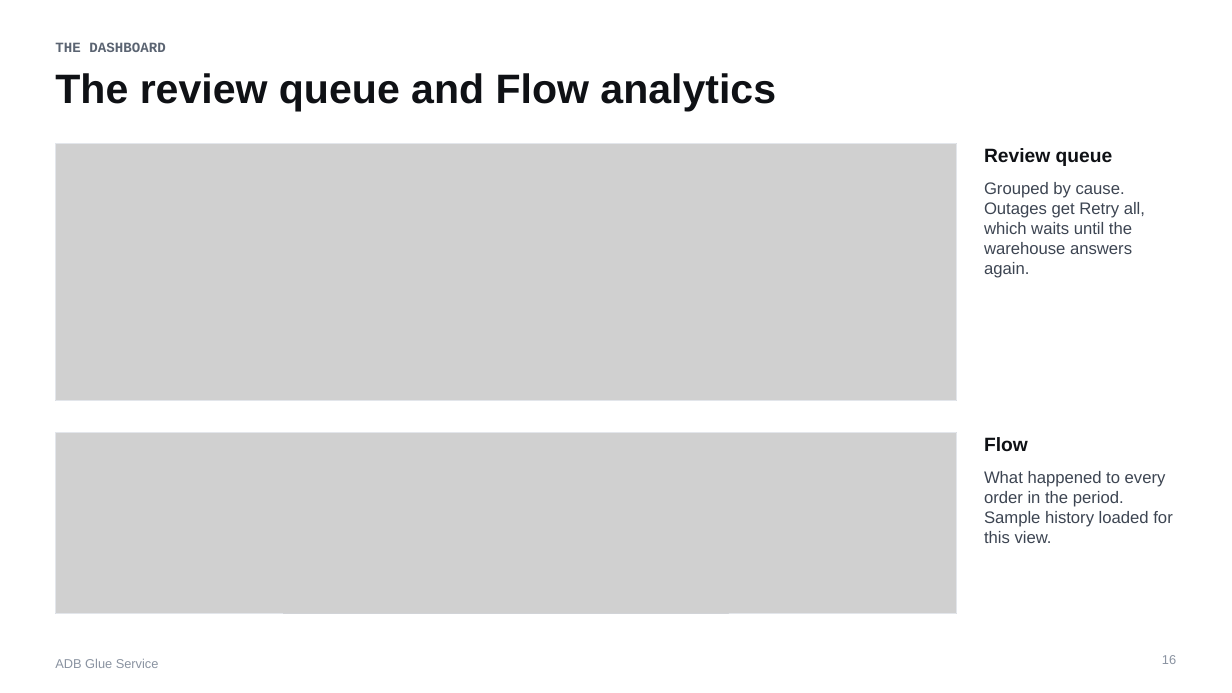
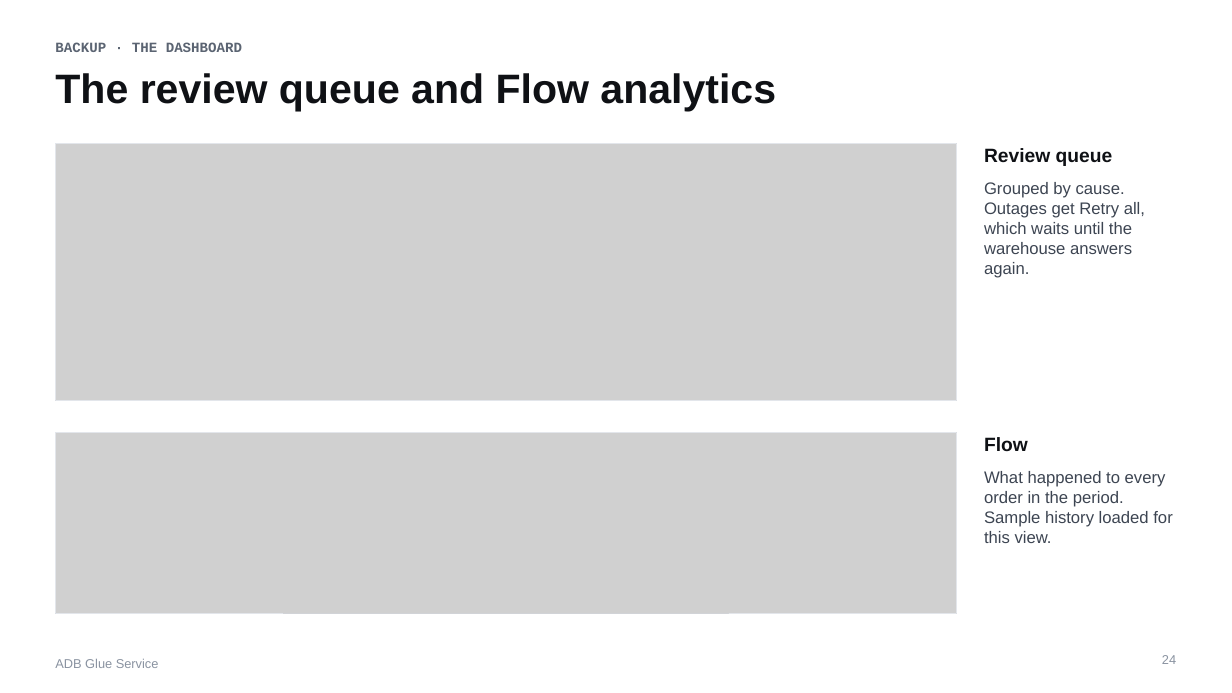
Before and after one commit to PantelimonGulie/adb-glue-service, a slide deck: slide 24 of docs/presentation/ADB-Glue-Service.pptx (slide 16 before the commit). Drawn at 1232x693 pixels with LibreOffice and Linux fonts; fonts in the diff are those of the drawing; grey boxes stand for pictures. Boxes give left, top, right and bottom in pixels: in the first picture for what was removed or moved away, otherwise in the second. Text is boxed around its words. In the diff, an @@ line names an element or a change of style, - is before the commit and + after.

Commit message:
Shorten the talk to 14 slides, with the detail moved to backup slides

```diff
--- a/docs/presentation/ADB-Glue-Service.pptx
+++ b/docs/presentation/ADB-Glue-Service.pptx
@@ text at (55, 42, 242, 52): text changed @@
-THE DASHBOARD
+BACKUP · THE DASHBOARD
@@ page number at (1162, 655, 1176, 664): text changed @@
-16
+24
```
Also in this commit, not shown: 9 other slides changed, 4 slides added, 2 slides removed, 1 other file.
